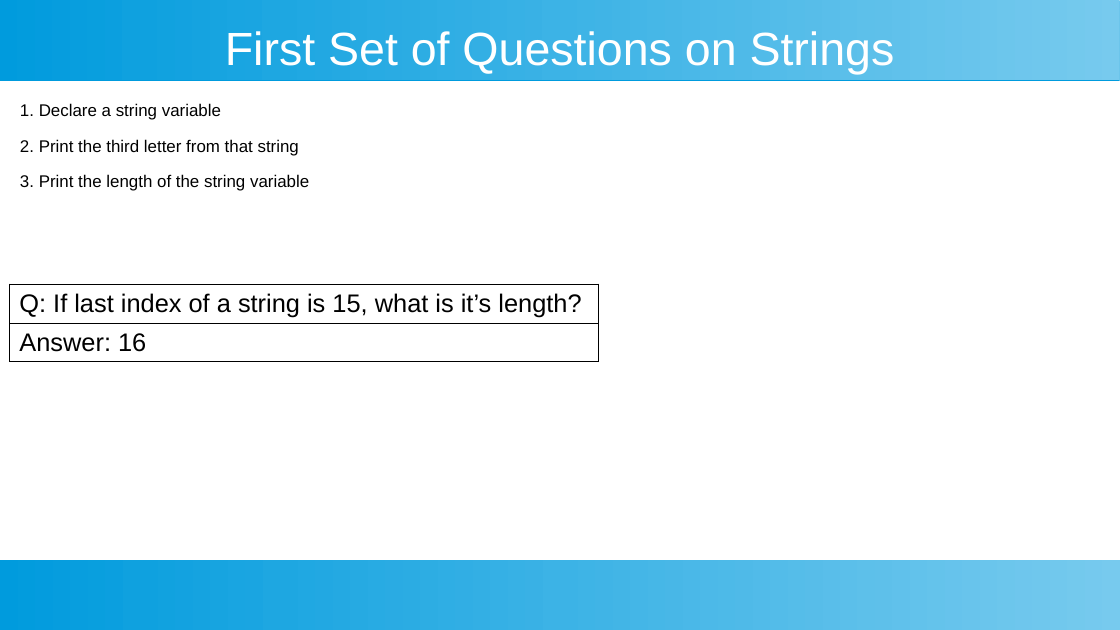
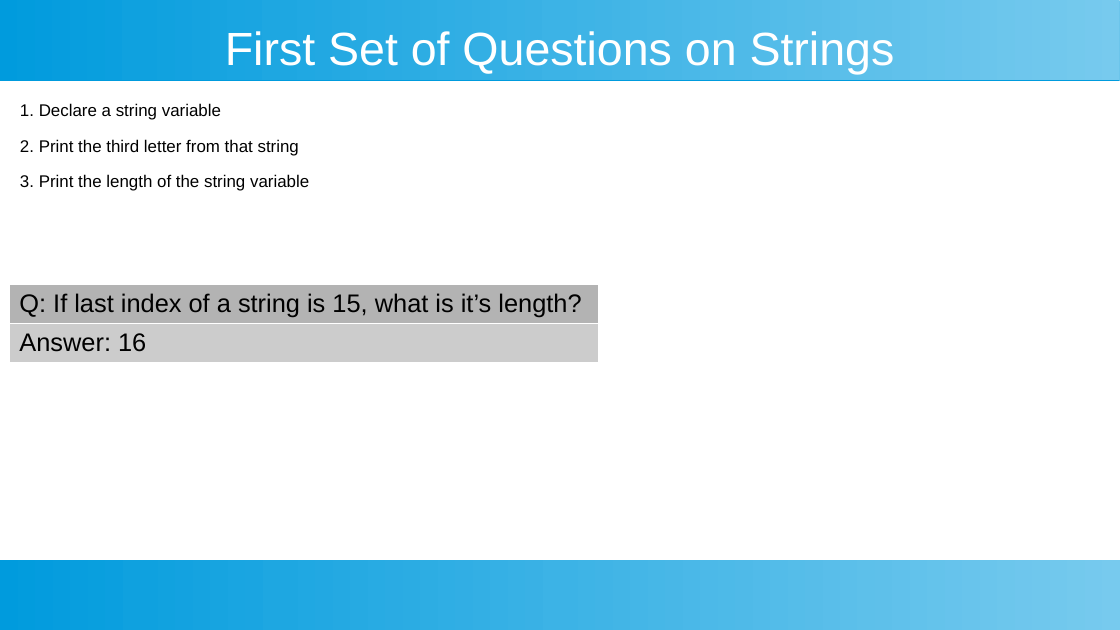
Before and after one commit to ashishjain1547/public_lessons_in_python, a slide deck: slide 5 of Ch 4 - Strings/Strings.odp. Drawn at 1120x630 pixels with LibreOffice and Linux fonts; fonts in the diff are those of the drawing. Boxes give left, top, right and bottom in pixels: in the first picture for what was removed or moved away, otherwise in the second. Text is boxed around its words. In the diff, an @@ line names an element or a change of style, - is before the commit and + after.

```diff
--- a/Ch 4 - Strings/Strings.odp
+++ b/Ch 4 - Strings/Strings.odp
@@ table at (9,285,598,362) @@
@@ fill none to #B3B3B3 in row 1, column 1 @@
@@ fill none to #CCCCCC in row 2, column 1 @@
@@ borders changed @@
```
Also in this commit, not shown: 3 other slides changed, 16 other files.
